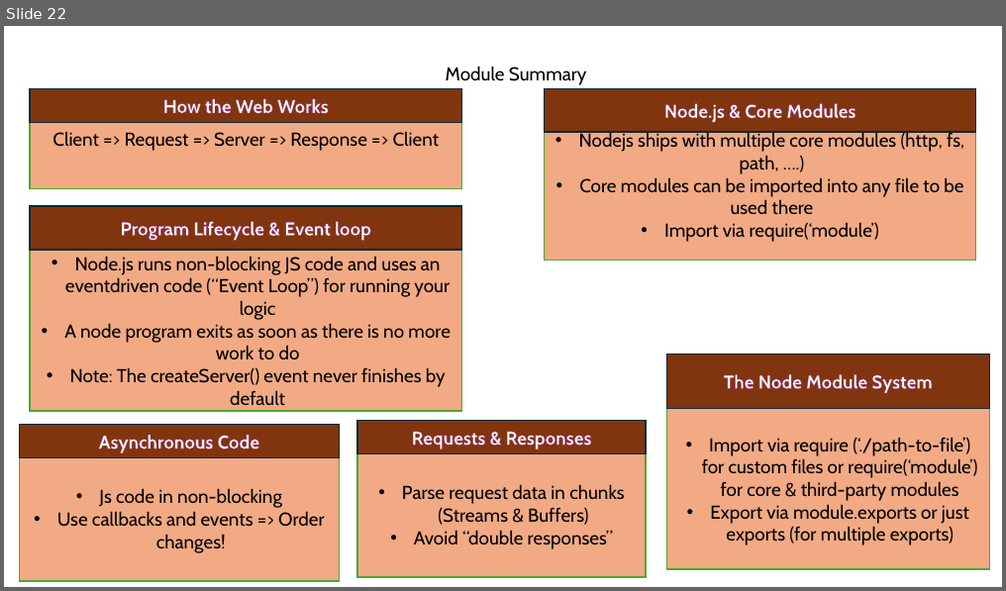
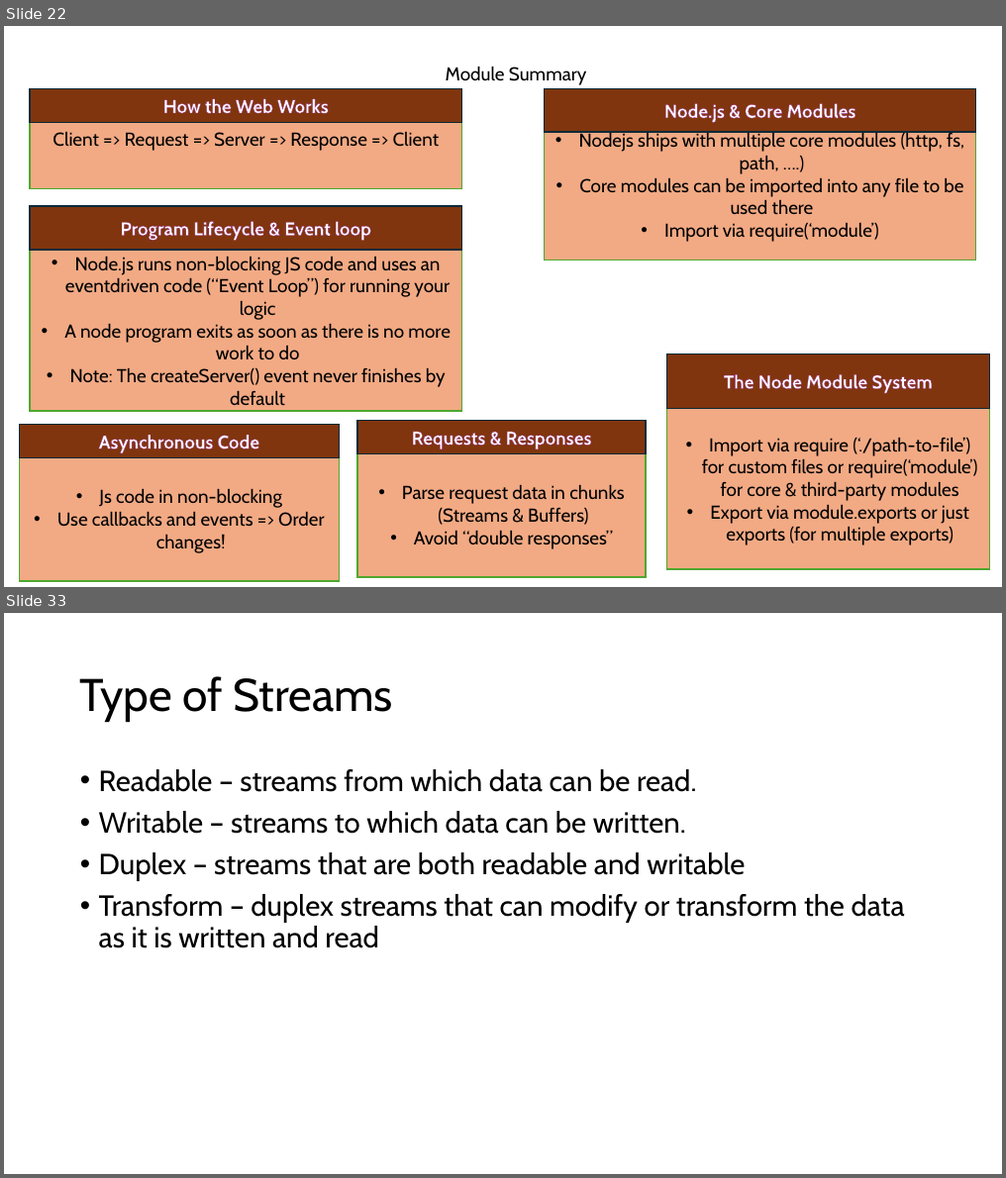
Before and after one commit to PiyushChaturvedii/Batch05, a slide deck: node/Nodejs.pptx. Shown one above the other, each under a label of ours: slide 22 before the commit, slides 22 and 33 after it; the slides between them are not shown. The pictures are 1006x591 and 1006x1178 pixels, drawn with LibreOffice and Linux fonts; fonts in the diff are those of the drawing. Boxes give left, top, right and bottom in pixels: in the first picture for what was removed or moved away, otherwise in the second. Text is boxed around its words. In the diff, an @@ line names an element or a change of style, - is before the commit and + after.

```diff
--- a/node/Nodejs.pptx
+++ b/node/Nodejs.pptx
@@ slide 33 added at [4,613,1002,1174], background #FFFFFF @@
@@ title added at [80,676,394,722], 44 pt, text #000000 @@
+Type of Streams
@@ text added at [99,769,905,949], 28 pt, text #000000 @@
+• Readable – streams from which data can be read.
+• Writable – streams to which data can be written.
+• Duplex – streams that are both readable and writable
+• Transform – duplex streams that can modify or transform the data as it is written and read
```
Also in this commit, not shown: 10 other slides added, 9 other files.
